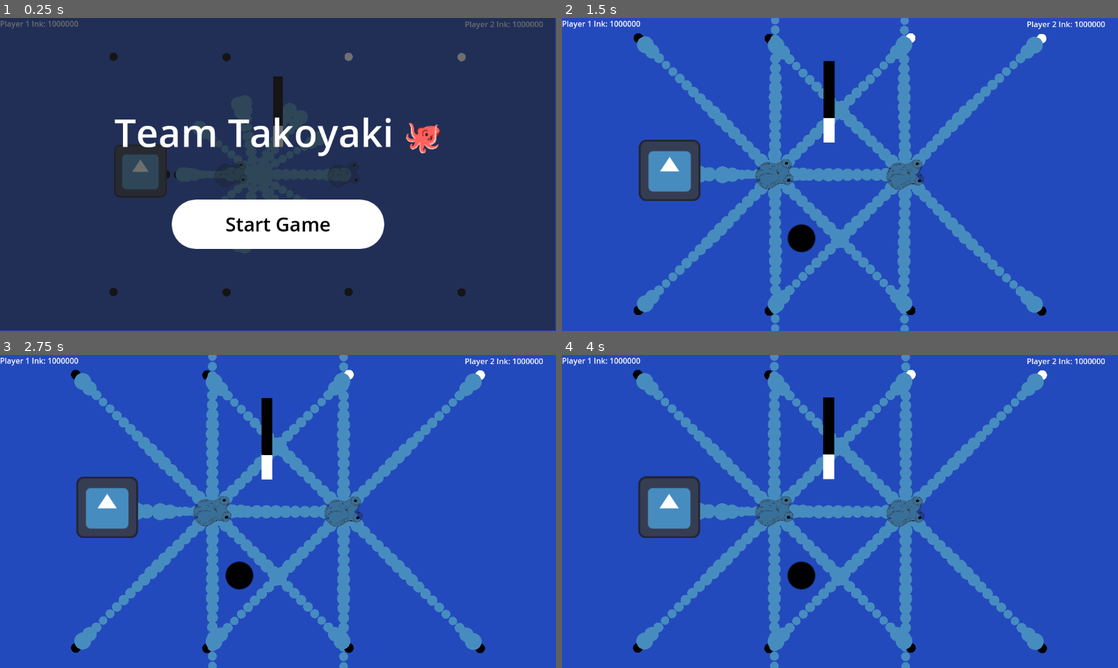
Above: before the commit, frames 1-4 (two rows, left to right).
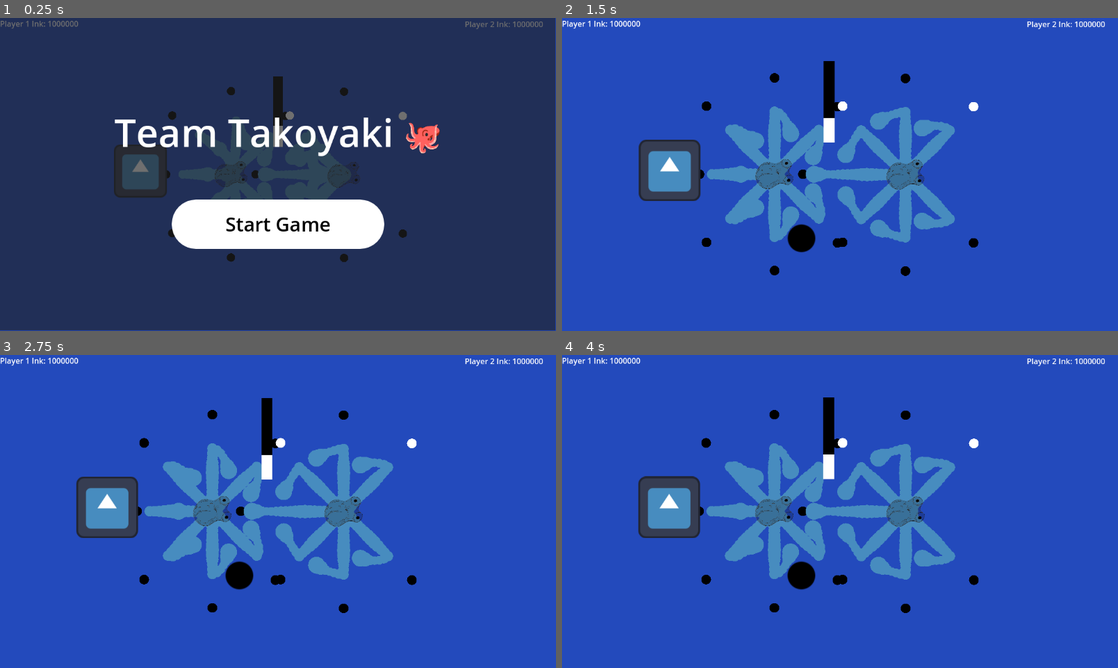
Above: after the commit, the same moments.

Repository: kam-zhan-yue/cissa-gmc-jam
Game: Godot game, scene res://scenes/main.tscn
Same seed, same stepped clock (60 frames per second), same inputs: the game is played once before the commit and once after it. The engine's default icon, where the game draws it, is replaced by a stand-in: a white triangle on a blue panel in a dark square.
Inputs (mouse positions are in pixels of both pictures, inside the frame that each line leads up to):
- Up to frame 1 (0.25 s): no input
- Up to frame 2 (1.5 s): click "Start Game" at 0.5 s; move the mouse to (962, 158) at 1.27 s
- Up to frame 3 (2.75 s): move the mouse to (166, 527) at 2.02 s
- Up to frame 4 (4 s): tap Enter at 2.75 s; move the mouse to (895, 442) at 2.77 s; tap Space at 3.5 s; move the mouse to (812, 574) at 3.52 s

The runs differ from the first frame. In frame 1, 0.6% of the frame differs, in the area x 19-84%, y 11-90%; in frame 2, 11%; in frame 3, 11%; in frame 4, 11%, in the area x 12-88%, y 0-100%.

Commit message:
feat: start on pulling back

Diff:
--- a/scenes/octopus.gd
+++ b/scenes/octopus.gd
@@ -37,7 +37,7 @@
 func _physics_process(delta: float) -> void:
 	if state == STATE.FREE:
 		var target_direction := get_input()
-		if Input.is_action_just_pressed(Global.get_input(player_id, "dash")) and ink >= BURST_COST:
+		if target_direction and Input.is_action_just_pressed(Global.get_input(player_id, "dash")) and ink >= BURST_COST:
 			ink -= BURST_COST
 			on_ink_changed.emit(ink)
 			burst(BURST_SPEED * target_direction, BURST_TIME)
--- a/scenes/octopus.tscn
+++ b/scenes/octopus.tscn
@@ -21,7 +21,6 @@
 
 [node name="PrimaryArm" parent="Arms" instance=ExtResource("2_fhwgg")]
 unique_name_in_owner = true
-use_mouse = null
 
 [node name="Arm1" parent="Arms" instance=ExtResource("2_ionst")]
 
--- a/scenes/primary_arm.tscn
+++ b/scenes/primary_arm.tscn
@@ -1,10 +1,19 @@
-[gd_scene load_steps=4 format=3 uid="uid://2cb2en20eh7j"]
+[gd_scene load_steps=6 format=3 uid="uid://2cb2en20eh7j"]
 
 [ext_resource type="PackedScene" uid="uid://dpflme532hf0b" path="res://scenes/arm.tscn" id="1_nmjs0"]
 [ext_resource type="Script" uid="uid://br1g2hnvvhlbv" path="res://scripts/entities/primary_arm.gd" id="2_u10a2"]
 
 [sub_resource type="CircleShape2D" id="CircleShape2D_u10a2"]
 radius = 32.0156
+
+[sub_resource type="Gradient" id="Gradient_u10a2"]
+offsets = PackedFloat32Array(0, 0.636364, 0.675325)
+colors = PackedColorArray(0, 0, 0, 1, 0, 0, 0, 1, 0, 0, 0, 0)
+
+[sub_resource type="GradientTexture2D" id="GradientTexture2D_7yo50"]
+gradient = SubResource("Gradient_u10a2")
+fill = 1
+fill_from = Vector2(0.5, 0.5)
 
 [node name="PrimaryArm" instance=ExtResource("1_nmjs0")]
 script = ExtResource("2_u10a2")
@@ -18,5 +27,9 @@
 [node name="CollisionShape2D" type="CollisionShape2D" parent="Hand" index="0"]
 shape = SubResource("CircleShape2D_u10a2")
 
+[node name="Sprite2D" type="Sprite2D" parent="Hand" index="1"]
+visible = false
+texture = SubResource("GradientTexture2D_7yo50")
+
 [connection signal="body_entered" from="Hand" to="." method="_on_hand_body_entered"]
 [connection signal="body_exited" from="Hand" to="." method="_on_hand_body_exited"]
--- a/scenes/test.tscn
+++ b/scenes/test.tscn
@@ -39,7 +39,6 @@
 
 [node name="PrimaryArm" parent="Octopus/Arms" instance=ExtResource("3_uacia")]
 unique_name_in_owner = true
-use_mouse = null
 
 [node name="Body" type="Node2D" parent="Octopus"]
 script = ExtResource("5_ajshl")
--- a/scripts/entities/arm.gd
+++ b/scripts/entities/arm.gd
@@ -3,15 +3,16 @@
 
 var aim := Vector2.ZERO
 var target := Vector2.ZERO
-const MAX_REACH = 400.0
+const MAX_REACH = 200.0
 const DEFAULT_SPEED = 700.0
+const PULL_BACK_THRESHOLD = 0.00001
 
 var constraints: Array[Constraint] = []
 
 var arm_state := ARM_STATE.IDLE
 
 const TOTAL_NODES = 20
-const HAND_NODE = 1
+const HAND_NODE = 7
 const GAME_SETTINGS = preload("res://resources/game_settings.tres")
 var arm_speed := 0.0
 
@@ -48,10 +49,25 @@
 func _physics_process(delta: float) -> void:
 	redraw(delta)
 
+func _pull_back_physics(delta: float) -> void:
+	for i in range(1, len(constraints)):
+		var prev := constraints[i - 1].position
+		var curr := constraints[i].position
+		var difference := curr - prev
+		var length := difference.length()
+		if length < PULL_BACK_THRESHOLD:
+			continue
+		length -= delta * arm_speed
+		var new_diff := Vector2.from_angle(difference.angle()) * length
+		var new_pos := prev + new_diff
+		constraints[i].position = new_pos
+
 func redraw(delta: float) -> void:
 	# If we are searching, then we want to update our aim to the target
 	if arm_state == ARM_STATE.SEARCHING and target:
 		self.aim = self.aim.move_toward(target, delta * arm_speed)
+	elif arm_state == ARM_STATE.PULLING_BACK:
+		_pull_back_physics(delta)
 	queue_redraw()
 
 func set_speed(new_speed: float) -> void:
@@ -75,7 +91,8 @@
 			# If we are moving around, we go towards the hand
 			_draw_fabrik(_get_end_position(), 1)
 		ARM_STATE.PULLING_BACK:
-			_process_forwards()
+			_process_pullback()
+			_draw_constraints()
 
 
 func _draw_forwards() -> void:
@@ -102,7 +119,7 @@
 	for i in range(start_index, len(constraints) - 1):
 		var curr_node := constraints[i]
 		var next_node := constraints[i + 1]
-		_calculate_constraint(curr_node, next_node, true)
+		_calculate_constraint(curr_node, next_node, true, true)
 
 
 func _process_backwards(end_point: Vector2, end_node: int) -> void:
@@ -115,7 +132,17 @@
 	for i in range(len(constraints) - end_node, 0, -1):
 		var curr_node := constraints[i]
 		var next_node := constraints[i - 1]
-		_calculate_constraint(curr_node, next_node, false)
+		_calculate_constraint(curr_node, next_node, false, true)
+
+
+func _process_pullback() -> void:
+	var node_distance := Arm.MAX_REACH / len(constraints)
+	# Set the start constraint to the origin
+	constraints[0].position = _get_body_position()
+	for i in range(len(constraints) - 1):
+		var curr_node := constraints[i]
+		var next_node := constraints[i + 1]
+		_calculate_constraint(curr_node, next_node, false, false)
 
 func _process_forwards() -> void:
 	var node_distance := Arm.MAX_REACH / len(constraints)
@@ -124,9 +151,9 @@
 	for i in range(len(constraints) - 1):
 		var curr_node := constraints[i]
 		var next_node := constraints[i + 1]
-		_calculate_constraint(curr_node, next_node, true)
+		_calculate_constraint(curr_node, next_node, true, true)
 
-func _calculate_constraint(curr: Constraint, next: Constraint, query_ray: bool) -> void:
+func _calculate_constraint(curr: Constraint, next: Constraint, query_ray: bool, constraint_distance: bool) -> void:
 	var next_position := next.position
 
 	var space_state = get_world_2d().direct_space_state
@@ -143,7 +170,7 @@
 	var difference := next_position - curr.position
 
 	# If the constraint is past the distance per node, we wanna lock it
-	if difference.length() >= node_distance:
+	if constraint_distance and difference.length() >= node_distance:
 		var new_position := curr.position + difference.normalized() * node_distance
 		next.position = new_position
 
--- a/scripts/entities/arms.gd
+++ b/scripts/entities/arms.gd
@@ -4,6 +4,7 @@
 @onready var octopus: Octopus = $".."
 
 var arms: Array[Arm] = []
+var primary_arm: PrimaryArm
 var restriction = 0.0
 
 const RESTRICTION_ANGLE = 10.0
@@ -18,6 +19,8 @@
 	for child in children:
 		if child is Arm and child is not PrimaryArm:
 			arms.append(child as Arm)
+		if child is PrimaryArm:
+			primary_arm = child
 	var positions = get_positions()
 	for i in range(len(positions)):
 		arms[i].target = positions[i]
@@ -29,10 +32,12 @@
 		restriction = 250.0
 		for arm in arms:
 			arm.set_speed(2000.0)
+		primary_arm.set_speed(2000.0)
 	else:
 		restriction = RESTRICTION_ANGLE
 		for arm in arms:
 			arm.reset_speed()
+		primary_arm.reset_speed()
 	var positions = get_positions()
 	for i in range(len(positions)):
 		arms[i].target = positions[i]
--- a/scripts/entities/primary_arm.gd
+++ b/scripts/entities/primary_arm.gd
@@ -70,27 +70,25 @@
 	if not curr_aim:
 		self._pull_back()
 	else:
-		self.arm_state = ARM_STATE.SEARCHING
+		self.arm_state = ARM_STATE.AIMING
 		var next_hand_position = _get_next_hand_position(delta)
 		self.aim = next_hand_position
+	hand.global_position = _get_hand_position()
 
 func _get_next_hand_position(delta: float) -> Vector2:
 	var prev_hand_position = hand.global_position
 	var next_hand_position = self.aim.move_toward(self.target_position, delta * ARM_SPEED)
-	hand.global_position = _get_hand_position()
 	var bodies := hand.get_overlapping_bodies()
-
 	var can_move := true
 	for body in bodies:
 		if body is not Item:
 			can_move = false
 			break
-	if not can_move:
-		hand.global_position = prev_hand_position
-	hand.global_position = next_hand_position
+	#if not can_move:
+		#hand.global_position = prev_hand_position
+		#print(str("Hand ", hand, " touching ", hand.get_overlapping_bodies()))
 
-	return hand.global_position
-
+	return next_hand_position
 
 
 func _process_input() -> void:
Not shown: 1 places in scenes/test.tscn that only renumber resources
